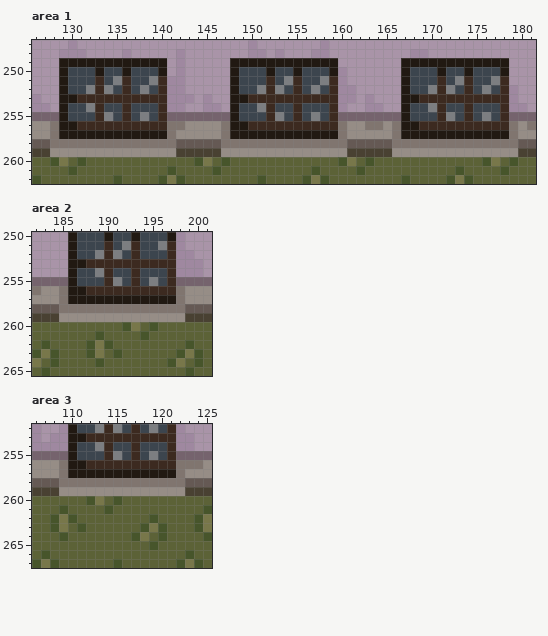
Pixel-art file: art/sakala.aseprite. The picture above is the old version.
300x300 pixels, 1 frame. Colours within 5 levels of each other are drawn and written as one. Shown: area 1: x 126..181, y 247..262; area 2: x 182..201, y 250..265; area 3: x 106..125, y 252..267.
Now the later version:
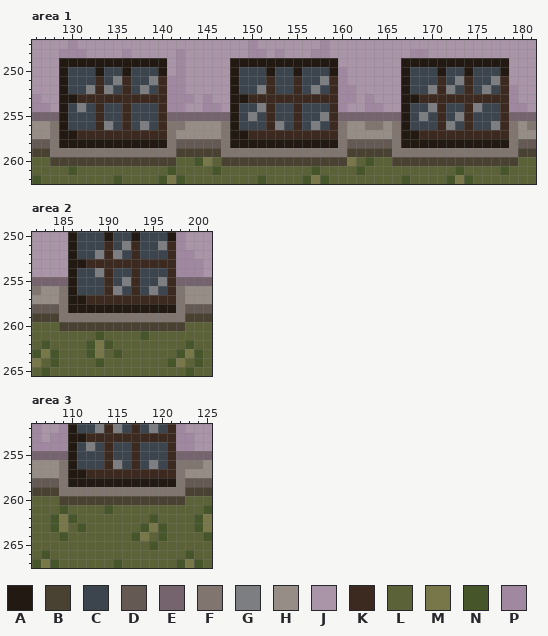
Palette (. is transparent): A #211912  B #494132  C #3c454e  D #655954  E #75636d  F #80756f  G #7c7e81  H #968d86  J #a994a8  K #3c2a20  L #5c6237  M #78774a  N #47552b  P #9f88a0
The commit says: Sakala cellar windows
From old to new:
{"where": "area 1, layer \"Maja\""}
{"y":251,"x":154,"old":"G","new":"C"}
{"y":252,"x":153,"old":"G","new":"C"}
{"y":254,"x":131,"old":"CG","new":"GC"}
{"y":254,"x":175,"old":"C","new":"G"}
{"y":255,"x":134,"old":"G","new":"C"}
{"y":255,"x":138,"old":"G","new":"C"}
{"y":255,"x":150,"old":"C","new":"G"}
{"y":255,"x":153,"old":"G","new":"C"}
{"y":255,"x":157,"old":"GC","new":"CG"}
{"y":255,"x":169,"old":"C","new":"G"}
{"y":255,"x":172,"old":"GC","new":"CG"}
{"y":255,"x":176,"old":"G","new":"C"}
{"y":256,"x":130,"old":"AKK","new":"CCC"}
{"y":256,"x":134,"old":"KK","new":"GC"}
{"y":256,"x":137,"old":"KKK","new":"CGC"}
{"y":256,"x":149,"old":"AKK","new":"CCC"}
{"y":256,"x":153,"old":"KK","new":"GC"}
{"y":256,"x":156,"old":"KKK","new":"CGC"}
{"y":256,"x":168,"old":"AKK","new":"CCC"}
{"y":256,"x":172,"old":"KK","new":"GC"}
{"y":256,"x":175,"old":"KKK","new":"CCG"}
{"y":257,"x":131,"old":"AAAAAAAAAA","new":"KKKKKKKKKK"}
{"y":257,"x":150,"old":"AAAAAAAAAA","new":"KKKKKKKKKK"}
{"y":257,"x":169,"old":"AAAAAAAAAA","new":"KKKKKKKKKK"}
{"y":258,"x":129,"old":"FFFFFFFFFFFF","new":"AAAAAAAAAAAA"}
{"y":258,"x":148,"old":"FFFFFFFFFFFF","new":"AAAAAAAAAAAA"}
{"y":258,"x":167,"old":"FFFFFFFFFFFF","new":"AAAAAAAAAAAA"}
{"y":259,"x":128,"old":"HHHHHHHHHHHHHH","new":"FFFFFFFFFFFFFF"}
{"y":259,"x":147,"old":"HHHHHHHHHHHHHH","new":"FFFFFFFFFFFFFF"}
{"y":259,"x":166,"old":"HHHHHHHHHHHHHH","new":"FFFFFFFFFFFFFF"}
{"y":260,"x":128,"old":"NMLNLLLLLLLLLL","new":"BBBBBBBBBBBBBB"}
{"y":260,"x":147,"old":"NLLLLLLLLLLLLN","new":"BBBBBBBBBBBBBB"}
{"y":260,"x":166,"old":"LLLLLLLLLLNMLN","new":"BBBBBBBBBBBBBB"}
{"where": "area 2, layer \"Maja\""}
{"y":255,"x":191,"old":"GC","new":"CG"}
{"y":255,"x":195,"old":"GC","new":"CG"}
{"y":256,"x":187,"old":"AKK","new":"CCC"}
{"y":256,"x":191,"old":"KK","new":"GC"}
{"y":256,"x":194,"old":"KKK","new":"CGC"}
{"y":257,"x":188,"old":"AAAAAAAAAA","new":"KKKKKKKKKK"}
{"y":258,"x":186,"old":"FFFFFFFFFFFF","new":"AAAAAAAAAAAA"}
{"y":259,"x":185,"old":"HHHHHHHHHHHHHH","new":"FFFFFFFFFFFFFF"}
{"y":260,"x":185,"old":"LLLLLLLNMLNLLL","new":"BBBBBBBBBBBBBB"}
{"where": "area 3, layer \"Maja\""}
{"y":254,"x":112,"old":"CG","new":"GC"}
{"y":255,"x":115,"old":"G","new":"C"}
{"y":255,"x":119,"old":"G","new":"C"}
{"y":256,"x":111,"old":"AKK","new":"CCC"}
{"y":256,"x":115,"old":"KK","new":"GC"}
{"y":256,"x":118,"old":"KKK","new":"CGC"}
{"y":257,"x":112,"old":"AAAAAAAAAA","new":"KKKKKKKKKK"}
{"y":258,"x":110,"old":"FFFFFFFFFFFF","new":"AAAAAAAAAAAA"}
{"y":259,"x":109,"old":"HHHHHHHHHHHHHH","new":"FFFFFFFFFFFFFF"}
{"y":260,"x":109,"old":"LLLNMLNLLLLLLL","new":"BBBBBBBBBBBBBB"}
{"label":"changed","picture_box":[221,76,347,166]}
{"label":"changed","picture_box":[50,103,176,166]}
{"label":"changed","picture_box":[392,103,518,166]}
{"label":"changed","picture_box":[59,277,185,331]}
{"label":"changed","picture_box":[59,442,185,505]}
